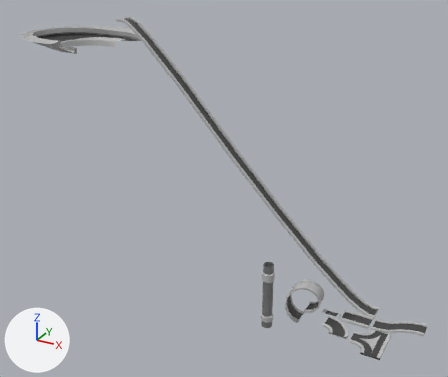
An edit to the FBX model Assets/3_3D Art/carlos/ModKits/ModKitTracks/ModkitTracks.fbx, drawn before and after from the same camera.
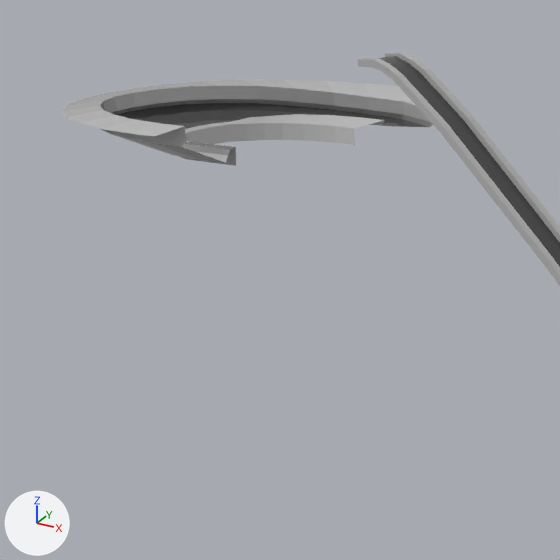
Each version appears first whole from a camera (50 mm lens) standing at (11.2, -44.2, 31.7) and looking at (-14.7, 3.0, 8.1), and next in a close-up on the part from 0% to 41% of the width and 0% to 48% of the height. The lights are fixed; the arrows at lower left show +X, +Y and +Z. Where no turn or scale is listed for an object, it has been applied to the vertices.

The first close-up shows 'Loop2', 'Ramp2'.
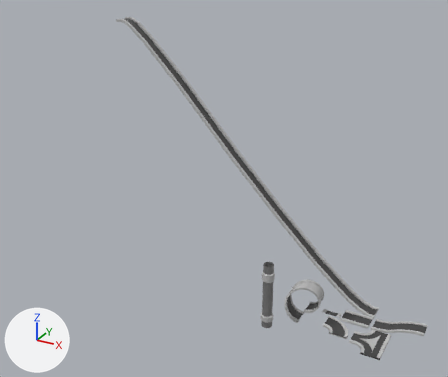
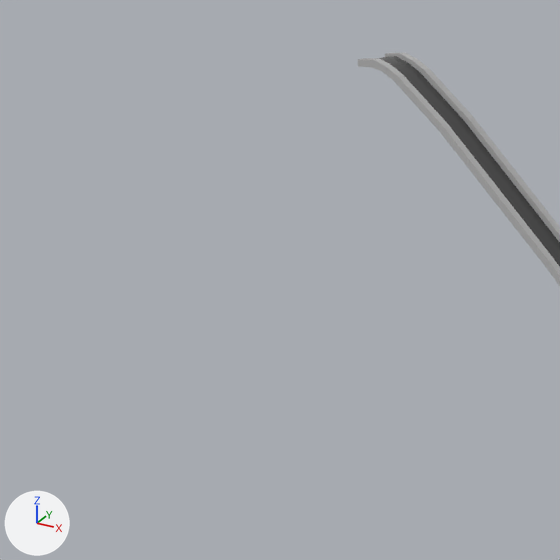
What differs and where, as boxes [x1, y1, x2, y2] in the close-ups (560 x 560 px):
'Loop2', deleted: before [63, 80, 433, 166]
    faces in mat_material__13 (grey #bcbcbc): [63, 80, 433, 166]
    faces in mat_material__14 (black #404040): [115, 103, 427, 163]

Diff of the bpy script that builds the scene:
```diff
--- a/Assets/3_3D Art/carlos/ModKits/ModKitTracks/ModkitTracks.fbx.py
+++ b/Assets/3_3D Art/carlos/ModKits/ModKitTracks/ModkitTracks.fbx.py
@@ ob_loop2 @@
-ob_loop2 = bpy.data.objects.new('Loop2', me_mesh_007)
-ob_loop2.location = (-30.51, 6.84, 0.0)
```
